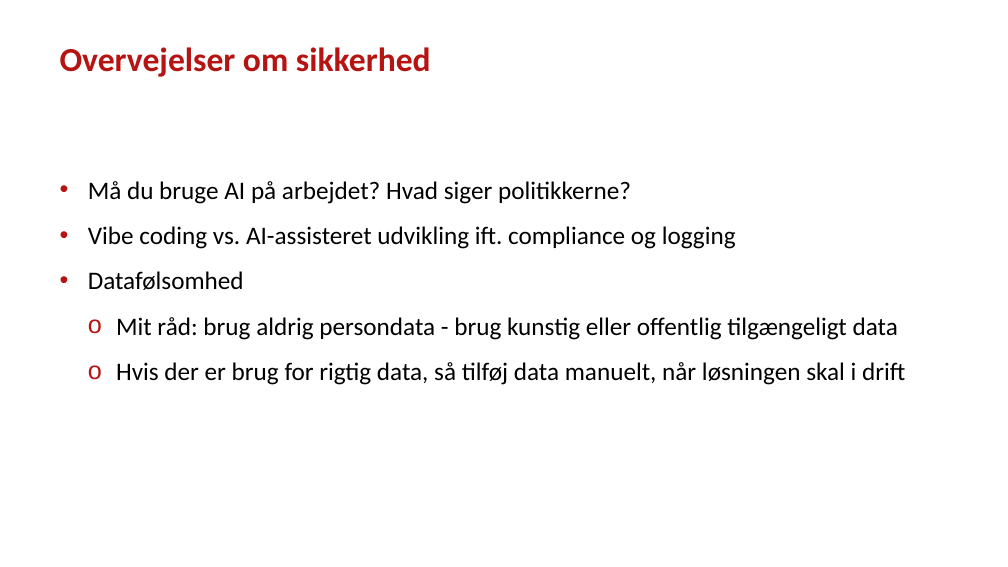
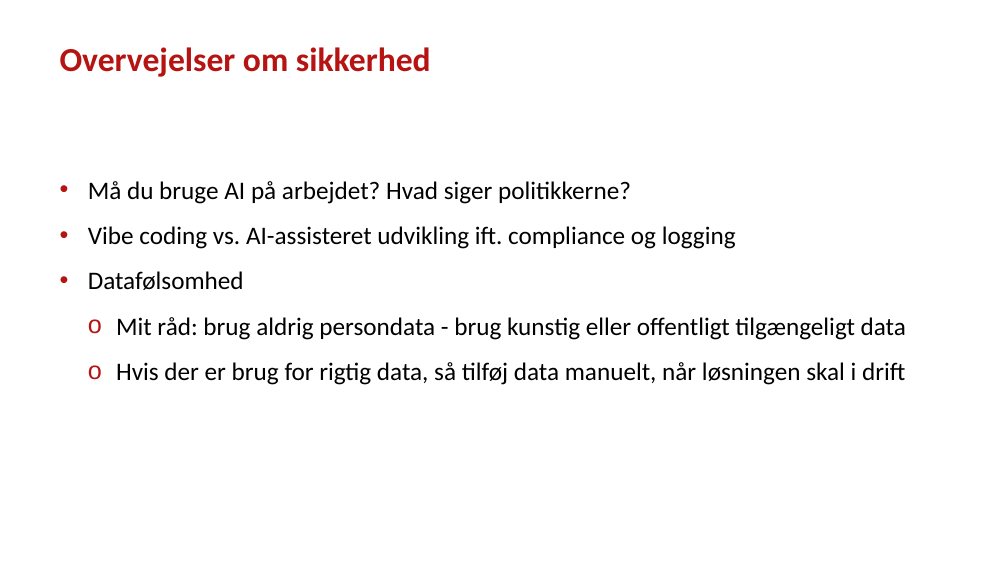
Before and after one commit to steenhulthin/DEK26_Vibe-coding-AI-assisteret-udvikling-og-ArcGIS, a slide deck: slide 17 of Vibe coding og AI-assisteret udvikling af geodata-dashboards - Steen Hulthin Rasmussen - SSI - 14.11.2025.pptx. Drawn at 1008x567 pixels with LibreOffice and Linux fonts; fonts in the diff are those of the drawing; background and template pictures are left out. Boxes give left, top, right and bottom in pixels: in the first picture for what was removed or moved away, otherwise in the second. Text is boxed around its words. In the diff, an @@ line names an element or a change of style, - is before the commit and + after.

```diff
--- a/Vibe coding og AI-assisteret udvikling af geodata-dashboards - Steen Hulthin Rasmussen - SSI - 14.11.2025.pptx
+++ b/Vibe coding og AI-assisteret udvikling af geodata-dashboards - Steen Hulthin Rasmussen - SSI - 14.11.2025.pptx
@@ text at [116,317,906,340]: text changed @@
-  o Mit råd: brug aldrig persondata - brug kunstig eller offentlig tilgængeligt data
+  o Mit råd: brug aldrig persondata - brug kunstig eller offentligt tilgængeligt data
```
Also in this commit, not shown: 9 other slides changed.
